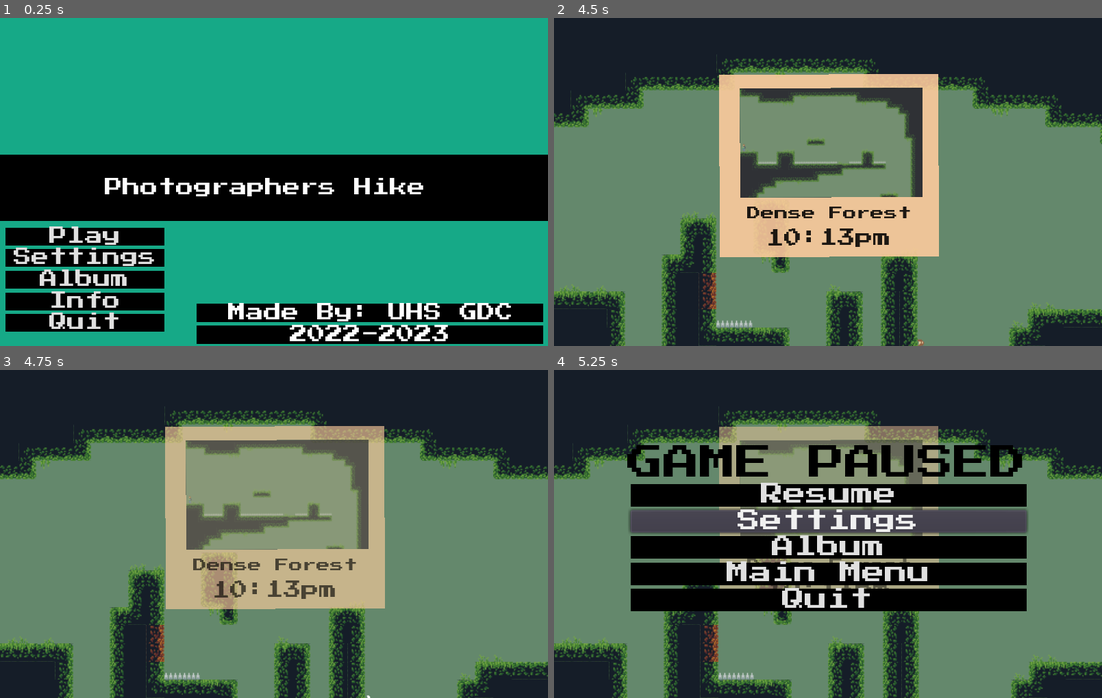
Above: before the commit, frames 1-4 (two rows, left to right).
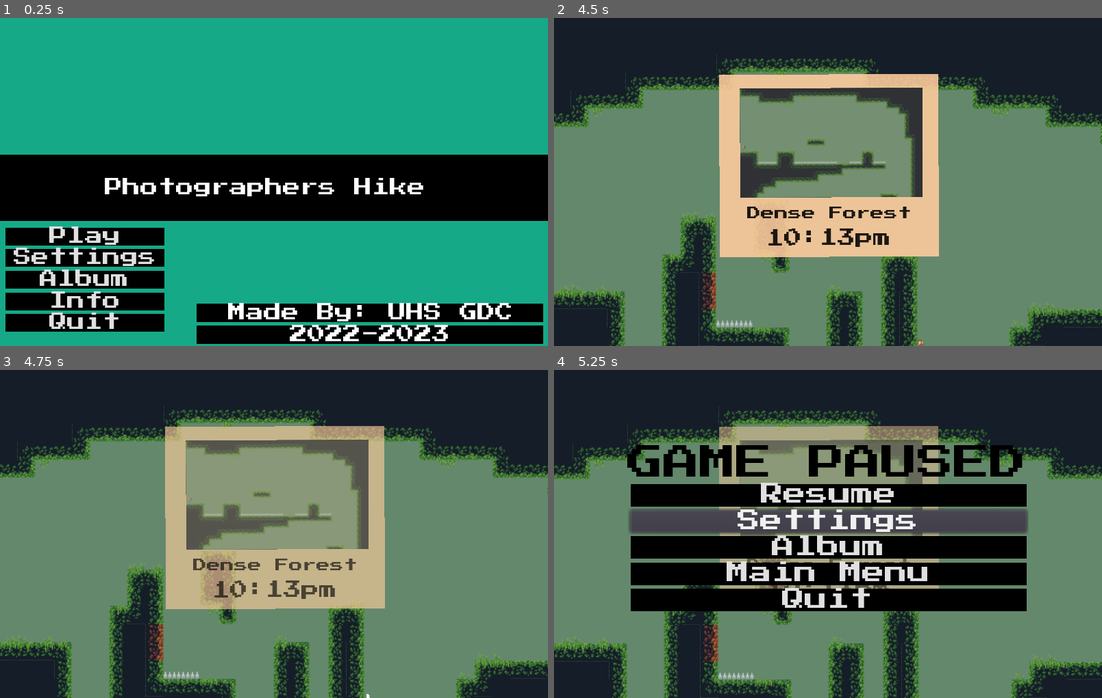
Above: after the commit, the same moments.

Repository: UHSGDC/Photographers-Hike
Game: Godot game, scene res://Game.tscn
Same seed, same stepped clock (60 frames per second), same inputs: the game is played once before the commit and once after it. The engine's default icon, where the game draws it, is replaced by a stand-in: a white triangle on a blue panel in a dark square.
Inputs (mouse positions are in pixels of both pictures, inside the frame that each line leads up to):
- Up to frame 1 (0.25 s): no input
- Up to frame 2 (4.5 s): click "Play" at 0.5 s; tap Enter at 1.25 s; move the mouse to (800, 247) at 1.27 s; hold Ctrl (interact) 1.28-2.03 s; hold Right (menu_right) 1.28-2.78 s; click (800, 247) at 1.42 s; tap Space (jump) at 1.52, 2.27, 3.77 s; move the mouse to (992, 231) at 2.02 s; click (992, 231) at 2.1 s; move the mouse to (663, 132) at 2.77 s; hold A (left) from 2.78 s (still down); tap C (take_picture) at 2.85 s; move the mouse to (855, 182) at 3.52 s; tap Ctrl (interact) at 3.6 s; click (855, 182) at 3.67 s; move the mouse to (745, 100) at 4.27 s; press the mouse at (745, 100) at 4.28 s
- Up to frame 3 (4.75 s): keep holding A (left); tap Space (jump) at 4.52 s
- Up to frame 4 (5.25 s): tap Tab (pause) at 4.9 s; move the mouse to (948, 517) at 5.02 s; release A (left) at 5.03 s; release the mouse at (948, 517) at 5.03 s; hold Right (menu_right) from 5.03 s (still down); tap C (take_picture) at 5.1 s

Frames 1-2 are identical in both runs. In frame 3, 6.7% of the frame differs, in the area x 0-100%, y 11-100%; in frame 4, nothing differs.

Commit message:
Changed camera shake length for respawn animation

Diff:
--- a/PhotographersHike/Player/PlatformingPlayer.gd
+++ b/PhotographersHike/Player/PlatformingPlayer.gd
@@ -298,7 +298,7 @@
 
 func respawn() -> void:
 	death_pause = true
-	Global.player_camera.screen_shake(0.2)
+	Global.player_camera.screen_shake(0.3)
 	$Sprite/AnimationPlayer.play("Shrink and Flash")
 	yield($Sprite/AnimationPlayer, "animation_finished")
 	hide()
